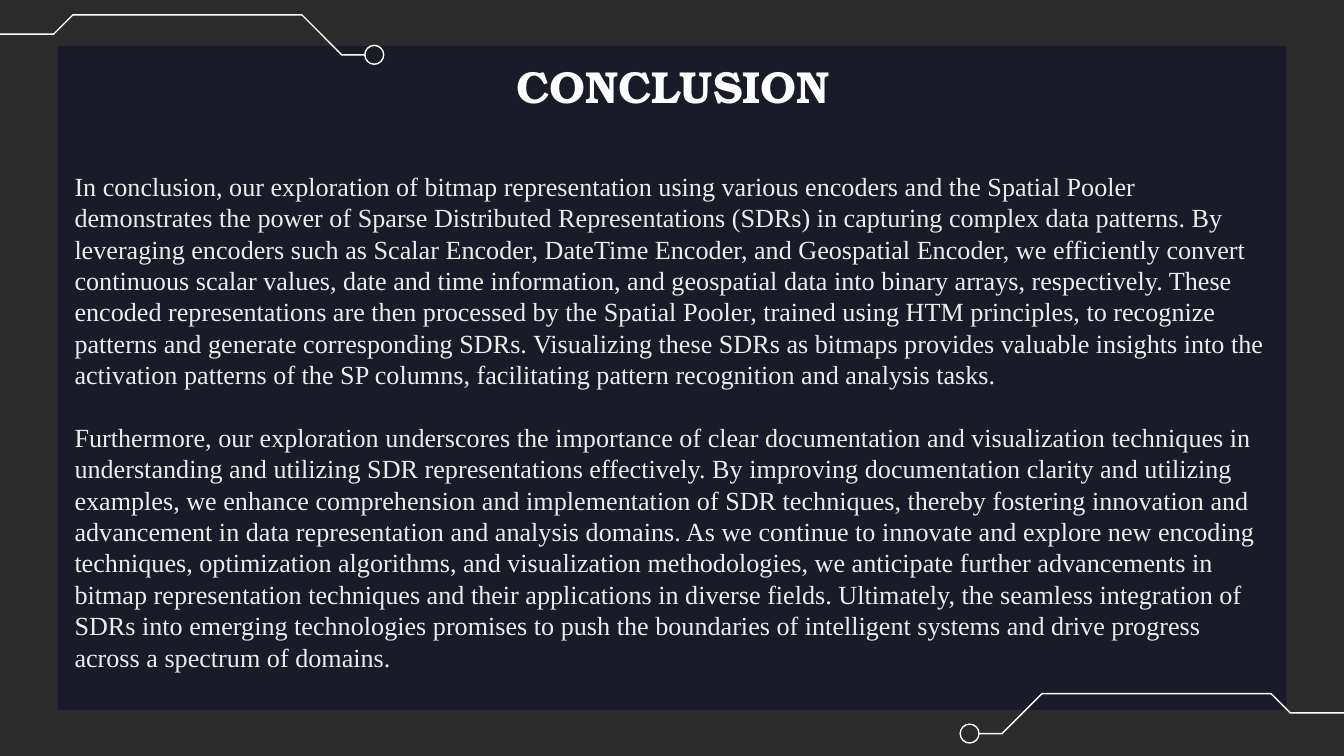
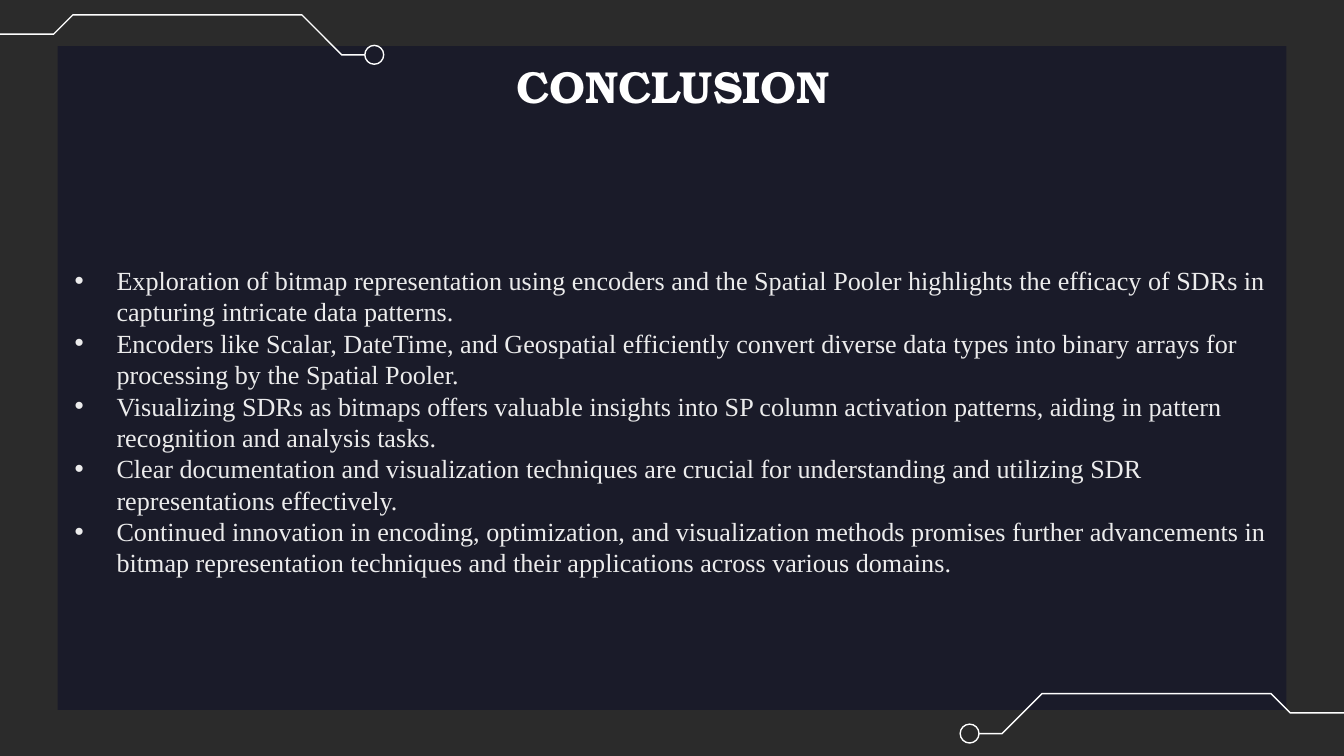
Before and after one commit to Yatish0/neocortexapi_Team_PY, a slide deck: slide 22 of source/Samples/Project Documentation/Improve_Samples_And_Documentation_For_SDR_Representation(SDR To Bitmap)_Team_PY.pptx (slide 20 before the commit). Drawn at 1344x756 pixels with LibreOffice and Linux fonts; fonts in the diff are those of the drawing; background and template pictures are left out; a plain dark background stands for a picture behind light text. Boxes give left, top, right and bottom in pixels: in the first picture for what was removed or moved away, otherwise in the second. Text is boxed around its words. In the diff, an @@ line names an element or a change of style, - is before the commit and + after.

```diff
--- a/source/Samples/Project Documentation/Improve_Samples_And_Documentation_For_SDR_Representation(SDR To Bitmap)_Team_PY.pptx
+++ b/source/Samples/Project Documentation/Improve_Samples_And_Documentation_For_SDR_Representation(SDR To Bitmap)_Team_PY.pptx
@@ text at (117,271,1265,578): text changed @@
-In conclusion, our exploration of bitmap representation using various encoders and the Spatial Pooler demonstrates the power of Sparse Distributed Representations (SDRs) in capturing complex data patterns. By leveraging encoders such as Scalar Encoder, DateTime Encoder, and Geospatial Encoder, we efficiently convert continuous scalar values, date and time information, and geospatial data into binary arrays, respectively. These encoded representations are then processed by the Spatial Pooler, trained using HTM principles, to recognize patterns and generate corresponding SDRs. Visualizing these SDRs as bitmaps provides valuable insights into the activation patterns of the SP columns, facilitating pattern recognition and analysis tasks.
-Furthermore, our exploration underscores the importance of clear documentation and visualization techniques in understanding and utilizing SDR representations effectively. By improving documentation clarity and utilizing examples, we enhance comprehension and implementation of SDR techniques, thereby fostering innovation and advancement in data representation and analysis domains. As we continue to innovate and explore new encoding techniques, optimization algorithms, and visualization methodologies, we anticipate further advancements in bitmap representation techniques and their applications in diverse fields. Ultimately, the seamless integration of SDRs into emerging technologies promises to push the boundaries of intelligent systems and drive progress across a spectrum of domains.
+• Exploration of bitmap representation using encoders and the Spatial Pooler highlights the efficacy of SDRs in capturing intricate data patterns.
+• Encoders like Scalar, DateTime, and Geospatial efficiently convert diverse data types into binary arrays for processing by the Spatial Pooler.
+• Visualizing SDRs as bitmaps offers valuable insights into SP column activation patterns, aiding in pattern recognition and analysis tasks.
+• Clear documentation and visualization techniques are crucial for understanding and utilizing SDR representations effectively.
+• Continued innovation in encoding, optimization, and visualization methods promises further advancements in bitmap representation techniques and their applications across various domains.
```
Also in this commit, not shown: 5 other slides changed, 2 slides added, 3 other files.
